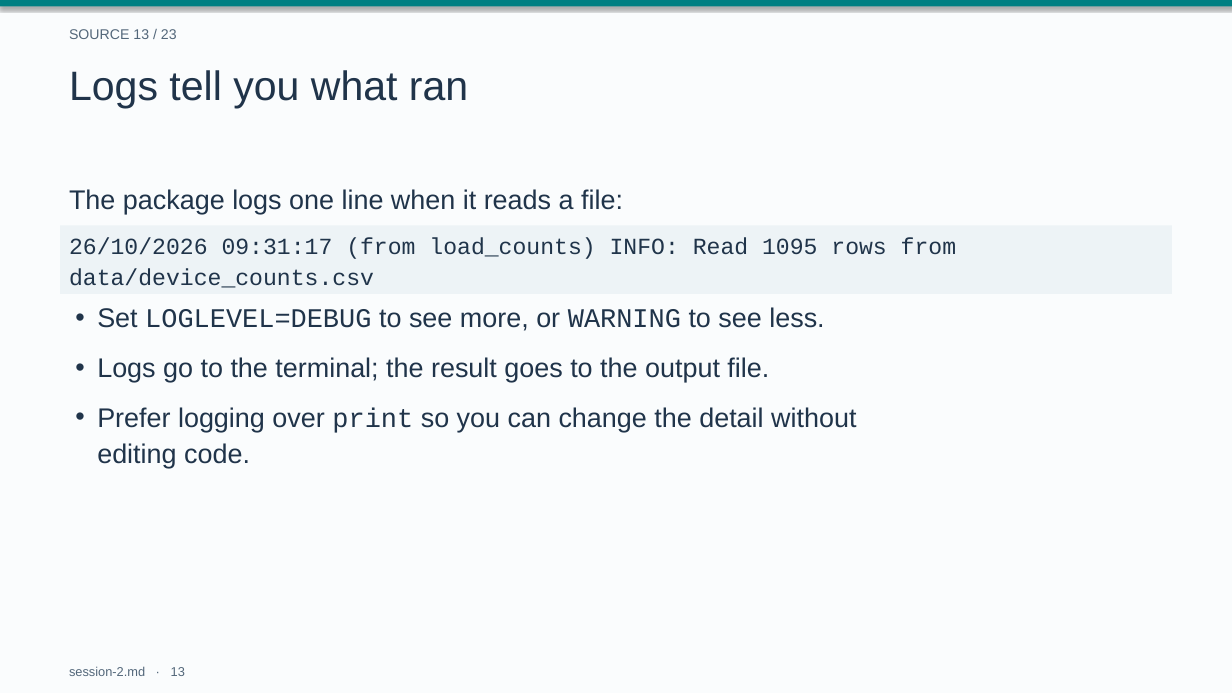
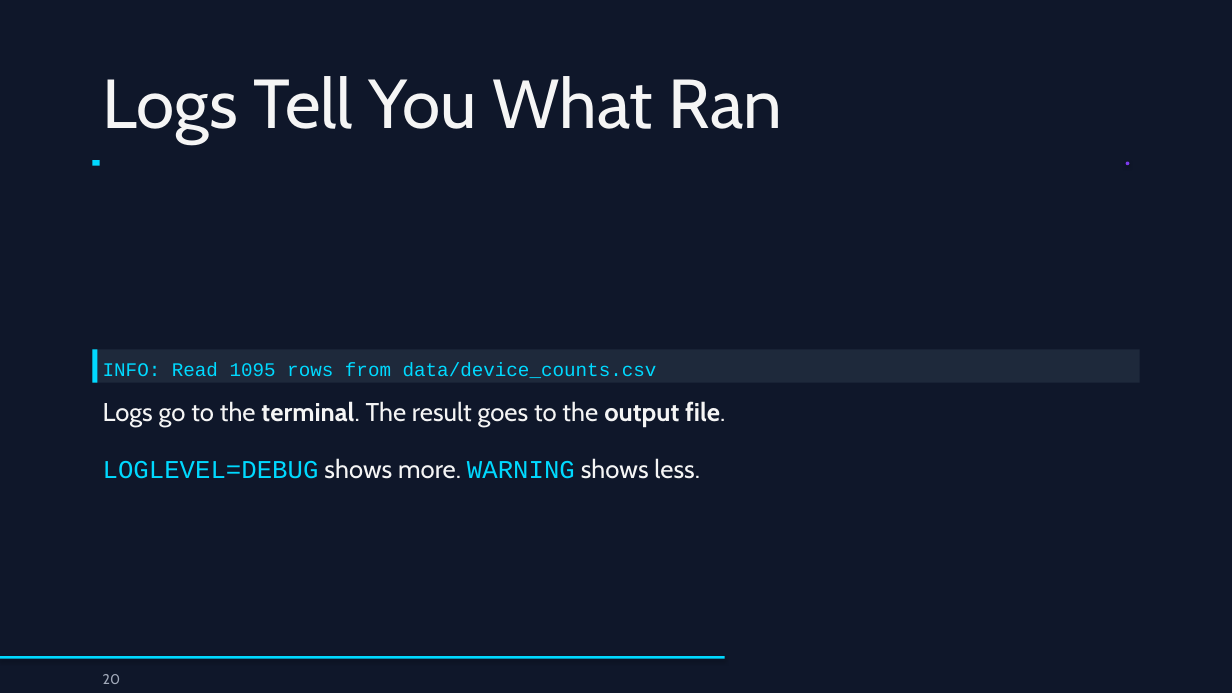
Before and after one commit to drweihungpan-lab/3R-teaching, a slide deck: slide 20 of materials/slides/session-2.pptx (slide 13 before the commit). Drawn at 1232x693 pixels with LibreOffice and Linux fonts; fonts in the diff are those of the drawing. Boxes give left, top, right and bottom in pixels: in the first picture for what was removed or moved away, otherwise in the second. Text is boxed around its words. In the diff, an @@ line names an element or a change of style, - is before the commit and + after.

```diff
--- a/materials/slides/session-2.pptx
+++ b/materials/slides/session-2.pptx
@@ background #FAFCFD to #0F172A @@
@@ rectangle removed at [0,0,1232,6] @@
@@ text removed at [69,29,177,39] @@
-SOURCE 13 / 23
@@ text at [103,76,782,143]: text changed; size 32 to 54 pt; font Arial to Cabin; text colour #20344A to #F5F5F5 @@
-Logs tell you what ran
+Logs Tell You What Ran
@@ rectangle added at [92,160,100,165], fill #00D9FF @@
@@ ellipse added at [1126,162,1129,165], fill #7C3AED @@
@@ text removed at [69,189,623,214] @@
-The package logs one line when it reads a file:
@@ rectangle "INFO: Read 1095 rows from ...": place and size @@
-rectangle "INFO: Read 1095 rows from ..." at [60,226,1172,294]
+rectangle "INFO: Read 1095 rows from ..." at [92,349,1140,383]
@@ rectangle "INFO: Read 1095 rows from ..." at [92,349,1140,383]: fill #EDF3F6 to #1E293B @@
@@ rectangle added at [92,349,98,383], fill #00D9FF @@
@@ text in rectangle at [103,362,657,378]: text changed; size 18 to 15 pt; text colour #20344A to #00D9FF @@
-26/10/2026 09:31:17 (from load_counts) INFO: Read 1095 rows from
-data/device_counts.csv
+INFO: Read 1095 rows from data/device_counts.csv
@@ text removed at [97,407,856,468] @@
-• Prefer logging over print so you can change the detail without
-  editing code.
@@ text at [103,401,725,426]: text changed; size 21 to 20 pt; font Arial to Cabin; text colour #20344A to #F5F5F5 @@
-• Logs go to the terminal; the result goes to the output file.
+Logs go to the terminal. The result goes to the output file.
@@ text at [103,458,700,479]: text changed; size 21 to 20 pt; font Arial to Courier New; text colour #20344A to #00D9FF @@
-• Set LOGLEVEL=DEBUG to see more, or WARNING to see less.
+LOGLEVEL=DEBUG shows more. WARNING shows less.
@@ rectangle added at [0,656,725,659], fill #00D9FF @@
@@ text removed at [69,666,185,676] @@
-session-2.md · 13
@@ text added at [103,674,120,684], 11 pt, text #A0A8B8 @@
+20
```
Also in this commit, not shown: 6 other slides changed, 27 slides added, 16 slides removed, 4 other files.
